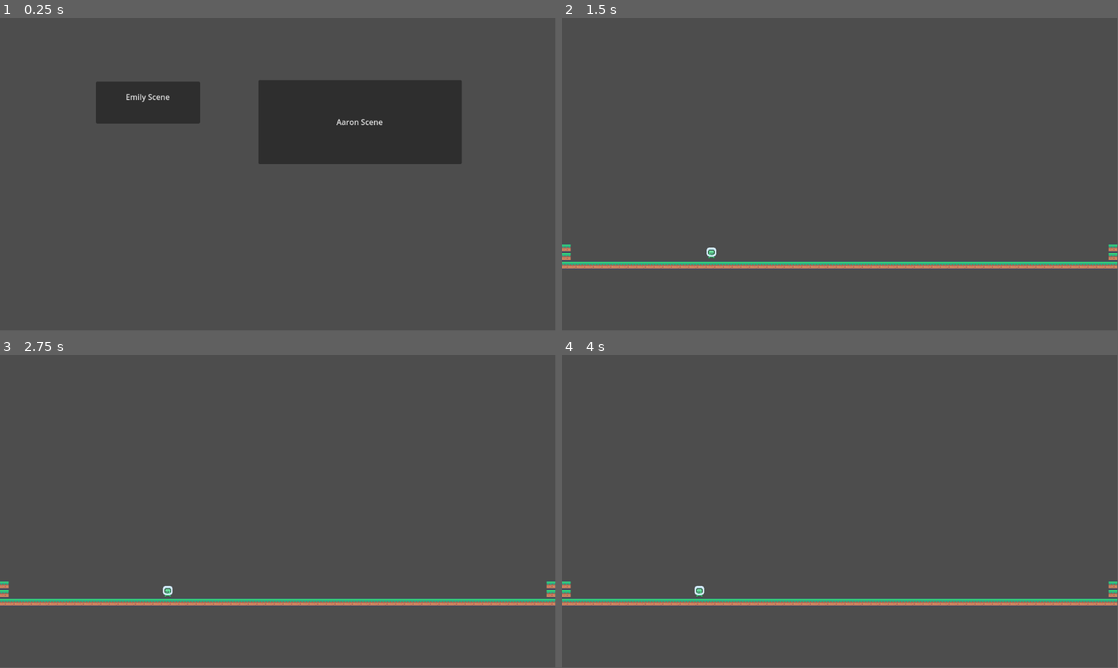
Above: before the commit, frames 1-4 (two rows, left to right).
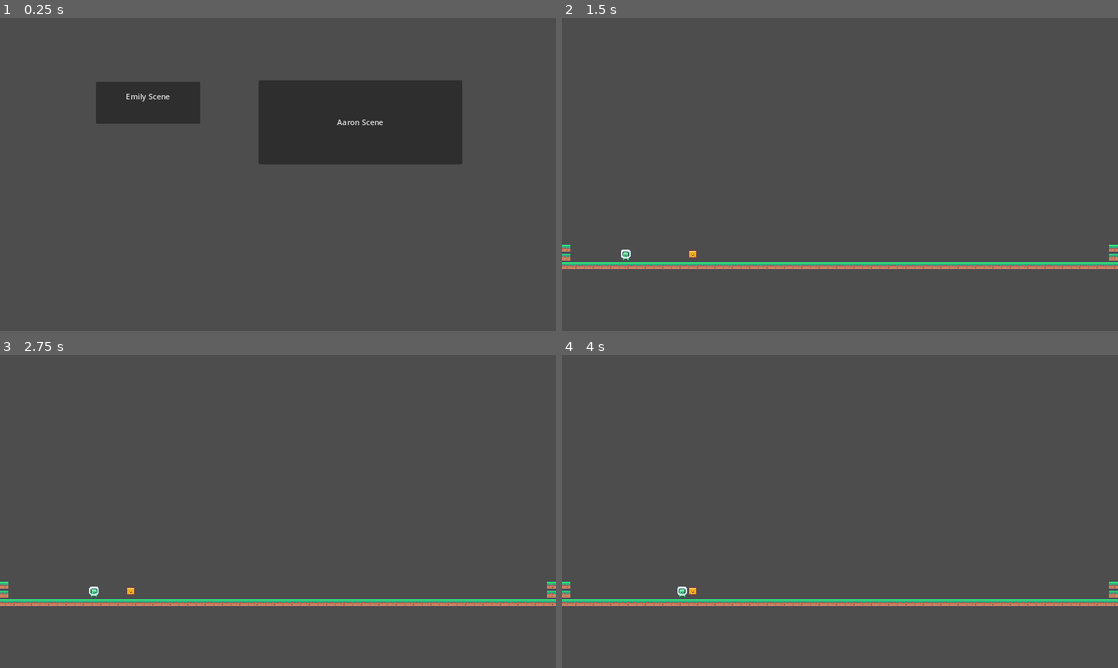
Above: after the commit, the same moments.

Repository: ryanwmiecz/2024HackathonWM
Game: Godot game, scene res://scene_selector.tscn
Two runs of this game, one before a commit and one after it. Both use one fixed random seed, a clock stepped at 60 frames per second and the inputs below.
Inputs:
- Up to frame 1 (0.25 s): no input
- Up to frame 2 (1.5 s): click "Aaron Scene" at 0.5 s; tap Enter at 1.25 s; hold E (Interaction, bound only before the commit) from 1.28 s (still down)
- Up to frame 3 (2.75 s): tap Space at 2 s; release E (Interaction, bound only before the commit) at 2.03 s; tap E (Interaction, bound only before the commit) at 2.1 s
- Up to frame 4 (4 s): hold E (Interaction, bound only before the commit) 2.78-3.53 s; tap E (Interaction, bound only before the commit) at 3.6 s
In our replay, the window is 799x449 before the commit and 800x450 after it. These sizes can differ from the game's own. Grey fills any space a smaller window leaves; there, only what the larger window draws over its background counts as a difference.

The runs differ from the first frame. In frame 1, 0.2% of the frame differs, in the area x 22-84%, y 24-47%; in frame 2, 1.4%; in frame 3, 1.4%, in the area x 0-100%, y 72-81%; in frame 4, 1.4%.
Error before the commit: Attempt to call function 'hide' in base 'null instance' on a null instance. (res://EntityAttributes/interactions/interaction_manager.gd:28)
Error after the commit: Invalid access to property or key 'position' on a base object of type 'Nil'. (res://Entities/EnemyChase.gd:12)

Commit message:
Enemy Updated

Diff:
--- a/2024hackthonattempt/Entities/Enemy.gd
+++ b/2024hackthonattempt/Entities/Enemy.gd
@@ -3,6 +3,7 @@
 
 const SPEED = 300.0
 const JUMP_VELOCITY = -400.0
+const DETECT_RANGE = 200
 
 
 func _physics_process(delta):
@@ -12,6 +13,8 @@
 
 	if velocity.x < 0:
 		$AnimatedSprite2D.flip_h = false
+		$RayCast2D.target_position.x = -DETECT_RANGE
 	else:
 		$AnimatedSprite2D.flip_h = true
+		$RayCast2D.target_position.x = DETECT_RANGE
 	move_and_slide()
--- /dev/null
+++ b/2024hackthonattempt/Entities/EnemyChase.gd
@@ -0,0 +1,17 @@
+extends State
+class_name EnemyChase
+
+var player
+var movespeed = 10.0
+@export var enemy : CharacterBody2D
+
+func Enter():
+	player = get_tree().get_first_node_in_group("Player")
+
+func Physics_Update(delta: float):
+	if player.position.x < enemy.position.x:
+		enemy.velocity = Vector2(-1 * movespeed, 0)
+	elif player.position.x > enemy.position.x:
+		enemy.velocity = Vector2(movespeed, 0)
+	else:
+		enemy.velocity = Vector2.ZERO
--- a/2024hackthonattempt/Entities/EnemyWander.gd
+++ b/2024hackthonattempt/Entities/EnemyWander.gd
@@ -3,6 +3,7 @@
 
 @export var enemy : CharacterBody2D
 @export var movespeed := 50.0
+@export var detector : RayCast2D
 
 var move_direction : Vector2
 var wander_time : float
@@ -24,3 +25,7 @@
 func Physics_Update(delta : float):
 	if enemy:
 		enemy.velocity = move_direction * movespeed
+
+	var detection = detector.get_collider()
+	if detection != null and detection.name == 'Player':
+		Transitioned.emit(self, "EnemyChase")
--- a/2024hackthonattempt/Entities/aaron_debug_scene.tscn
+++ b/2024hackthonattempt/Entities/aaron_debug_scene.tscn
@@ -1,10 +1,11 @@
-[gd_scene load_steps=37 format=4 uid="uid://bti5ttt2l8c57"]
+[gd_scene load_steps=39 format=4 uid="uid://bti5ttt2l8c57"]
 
 [ext_resource type="Texture2D" uid="uid://b6doghluftqpl" path="res://Art/tilemap_packed.png" id="1_ayy0t"]
 [ext_resource type="Script" path="res://Entities/Enemy.gd" id="2_o44a8"]
 [ext_resource type="Texture2D" uid="uid://mdogyvw3qxs1" path="res://Art/tilemap-characters_packed.png" id="3_1wrks"]
 [ext_resource type="Script" path="res://Entities/state_machine.gd" id="4_m0mif"]
 [ext_resource type="Script" path="res://Entities/EnemyWander.gd" id="5_maotw"]
+[ext_resource type="Script" path="res://Entities/EnemyChase.gd" id="6_yxbll"]
 
 [sub_resource type="TileSetAtlasSource" id="TileSetAtlasSource_ybkde"]
 texture = ExtResource("1_ayy0t")
@@ -396,6 +397,9 @@
 "speed": 5.0
 }]
 
+[sub_resource type="RectangleShape2D" id="RectangleShape2D_qrgms"]
+size = Vector2(18, 18)
+
 [node name="mainScene" type="Node2D"]
 
 [node name="TileMapLayer" type="TileMapLayer" parent="."]
@@ -404,7 +408,7 @@
 tile_set = SubResource("TileSet_xpph4")
 
 [node name="CharacterBody2D" type="CharacterBody2D" parent="."]
-position = Vector2(265, 473)
+position = Vector2(87, 479)
 script = ExtResource("2_o44a8")
 
 [node name="CollisionShape2D" type="CollisionShape2D" parent="CharacterBody2D"]
@@ -418,6 +422,25 @@
 script = ExtResource("4_m0mif")
 initial_state = NodePath("EnemyWander")
 
-[node name="EnemyWander" type="Node" parent="CharacterBody2D/State Machine" node_paths=PackedStringArray("enemy")]
+[node name="EnemyWander" type="Node" parent="CharacterBody2D/State Machine" node_paths=PackedStringArray("enemy", "detector")]
 script = ExtResource("5_maotw")
 enemy = NodePath("../..")
+detector = NodePath("../../RayCast2D")
+
+[node name="EnemyChase" type="Node" parent="CharacterBody2D/State Machine"]
+script = ExtResource("6_yxbll")
+
+[node name="RayCast2D" type="RayCast2D" parent="CharacterBody2D"]
+target_position = Vector2(-100, 0)
+hit_from_inside = true
+
+[node name="Player" type="StaticBody2D" parent="." groups=["Player"]]
+position = Vector2(271, 489)
+input_pickable = true
+
+[node name="AnimatedSprite2D" type="AnimatedSprite2D" parent="Player"]
+sprite_frames = SubResource("SpriteFrames_45qth")
+frame = 11
+
+[node name="CollisionShape2D" type="CollisionShape2D" parent="Player"]
+shape = SubResource("RectangleShape2D_qrgms")
--- a/2024hackthonattempt/Entities/state_machine.gd
+++ b/2024hackthonattempt/Entities/state_machine.gd
@@ -8,7 +8,7 @@
 func _ready():
 	for child in get_children():
 		if child is State:
-			states[child.name] = child
+			states[child.name.to_lower()] = child
 			child.Transitioned.connect(on_child_transition)
 
 	if initial_state:
@@ -27,13 +27,16 @@
 	if state != current_state:
 		return
 
+
 	var new_state = states.get(new_state_name.to_lower())
+	print(new_state)
 	if !new_state_name:
 		return
 
 	if current_state:
 		current_state.Exit()
 
+	print(new_state)
 	new_state.Enter()
 
 	current_state = new_state
--- a/2024hackthonattempt/project.godot
+++ b/2024hackthonattempt/project.godot
@@ -15,17 +15,9 @@
 config/features=PackedStringArray("4.3", "Forward Plus")
 config/icon="res://icon.svg"
 
-[autoload]
+[display]
 
-InteractionManager="*res://EntityAttributes/interactions/InteractionManager.tscn"
-
-[input]
-
-Interaction={
-"deadzone": 0.5,
-"events": [Object(InputEventKey,"resource_local_to_scene":false,"resource_name":"","device":-1,"window_id":0,"alt_pressed":false,"shift_pressed":false,"ctrl_pressed":false,"meta_pressed":false,"pressed":false,"keycode":0,"physical_keycode":69,"key_label":0,"unicode":101,"location":0,"echo":false,"script":null)
-]
-}
+window/stretch/mode="canvas_items"
 
 [rendering]
 
